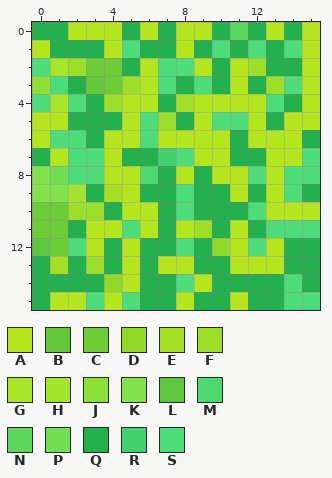
File history of a pixel-art sprite, Project1.gmx/Art/Fields/Field/Field_Ground.png. The picture above was drawn from the file before the commit.
The file is 64x64 pixels, drawn in blocks of 4x4; one block is one cell here. Colours within 5 levels of each other are drawn and written as one.
Palette (. is transparent): A #b5e61d  B #63c938  C #6ccc35  D #90d929  E #a3df23  F #9cdf29  G #a8e528  H #a2e42e  J #8edf36  K #81e24b  L #5cc83e  M #4ed86d  N #5bd65a  P #71de54  Q #22b14c  R #42d26d  S #4ddd78
Pixels before, first column x 0:
 0 QQAAAQAQAAQNQAQA
 1 AQQQASQQAQSQSQSA
 2 SGFCCQASSAQAFQQA
 3 JSQBCFASQSQAQFSA
 4 SGSQFAAQEAAAASQA
 5 AAQQQASFQASSAQAA
 6 ASSQAASAAAAQAAAQ
 7 QASSAQQRSAAQQAAS
 8 KPSSAAMQAQAASASS
 9 KKHQEAQQSQQAQASQ
10 CCFFQAAQSQQQSAAA
11 CCQAASAQAFQAQSSS
12 LCSAQAQQSQDASAQQ
13 QEQFQAQAAQQAAAQQ
14 QQQQDAQQSAQQQQSQ
15 QAASASQQAQQAQQSS
New version:
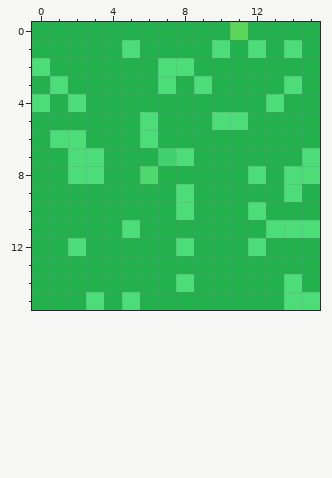
The exact change:
Changed rows in their new state; - is an unchanged pixel.
first column x 0:
 0 --QQQ-Q-QQ---Q-Q
 1 Q---Q---Q------Q
 2 -QQQQ-Q--Q-QQ--Q
 3 Q--QQQQ----Q-Q-Q
 4 -Q--QQQ-QQQQQ--Q
 5 QQ---Q-Q-Q--Q-QQ
 6 Q---QQ-QQQQ-QQQ-
 7 -Q--Q----QQ--QQ-
 8 QQ--QQ--Q-QQ-Q--
 9 QQQ-QQ-----Q-Q--
10 QQQQ-QQ------QQQ
11 QQ-QQ-Q-QQ-Q----
12 QQ-Q-Q----QQ-Q--
13 -Q-Q-Q-QQ--QQQ--
14 ----QQ---Q------
15 -QQ-Q---Q--Q----
